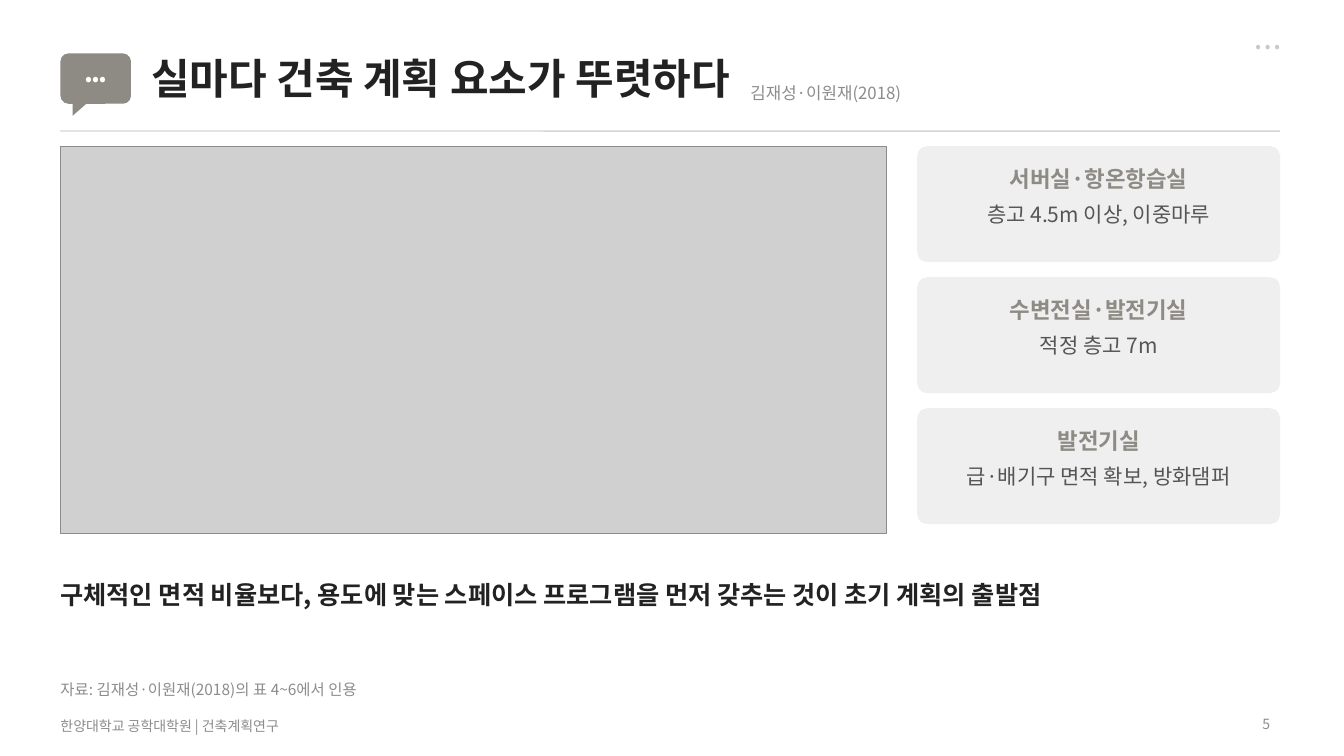
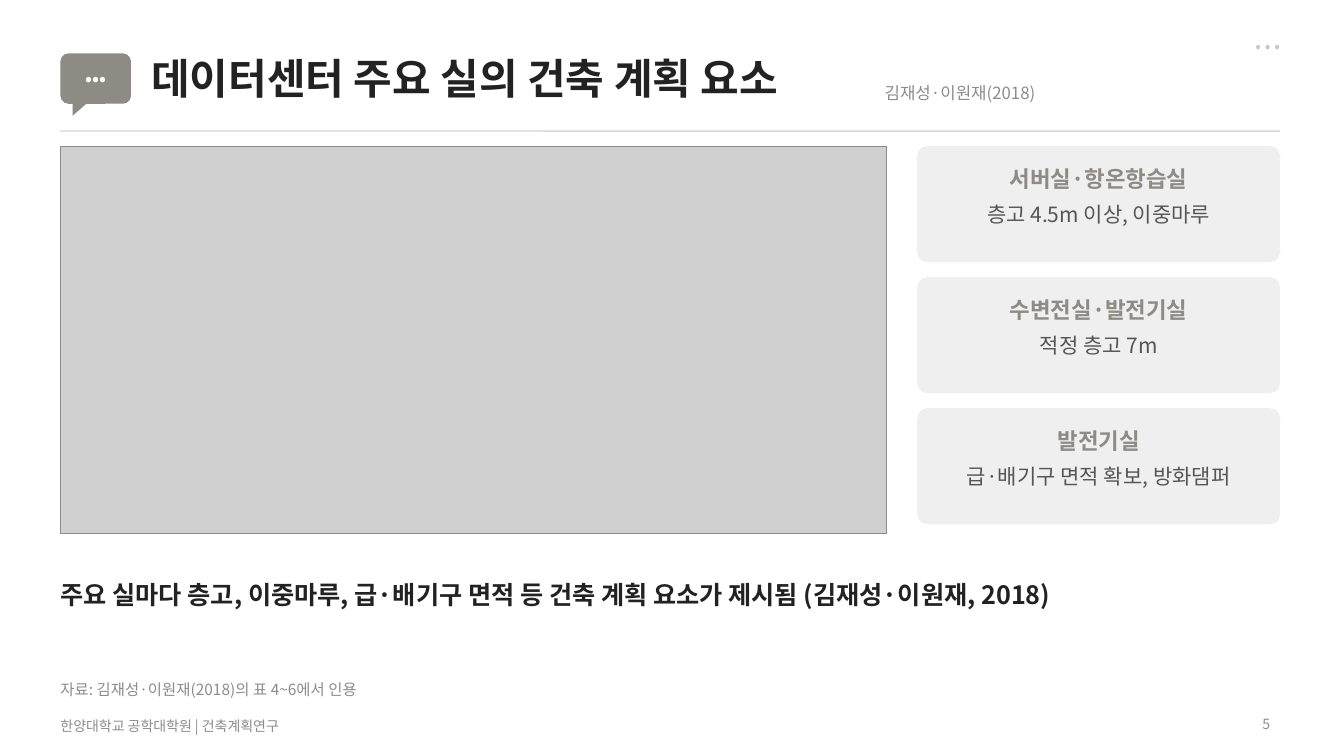
Before and after one commit to sangchuls/pango-gmp, a slide deck: slide 5 of research/final/발표자료_최종.pptx. Drawn at 1344x756 pixels with LibreOffice and Linux fonts; fonts in the diff are those of the drawing; grey boxes stand for pictures. Boxes give left, top, right and bottom in pixels: in the first picture for what was removed or moved away, otherwise in the second. Text is boxed around its words. In the diff, an @@ line names an element or a change of style, - is before the commit and + after.

```diff
--- a/research/final/발표자료_최종.pptx
+++ b/research/final/발표자료_최종.pptx
@@ title at box(151, 58, 778, 98): text changed @@
-실마다 건축 계획 요소가 뚜렷하다
+데이터센터 주요 실의 건축 계획 요소
@@ text "김재성·이원재(2018)": place and size @@
-text "김재성·이원재(2018)" at box(750, 85, 901, 102)
+text "김재성·이원재(2018)" at box(885, 85, 1036, 102)
@@ text at box(60, 582, 1050, 609): text changed @@
-구체적인 면적 비율보다, 용도에 맞는 스페이스 프로그램을 먼저 갖추는 것이 초기 계획의 출발점
+주요 실마다 층고, 이중마루, 급·배기구 면적 등 건축 계획 요소가 제시됨 (김재성·이원재, 2018)
```
Also in this commit, not shown: 16 other slides changed, 4 other files.
